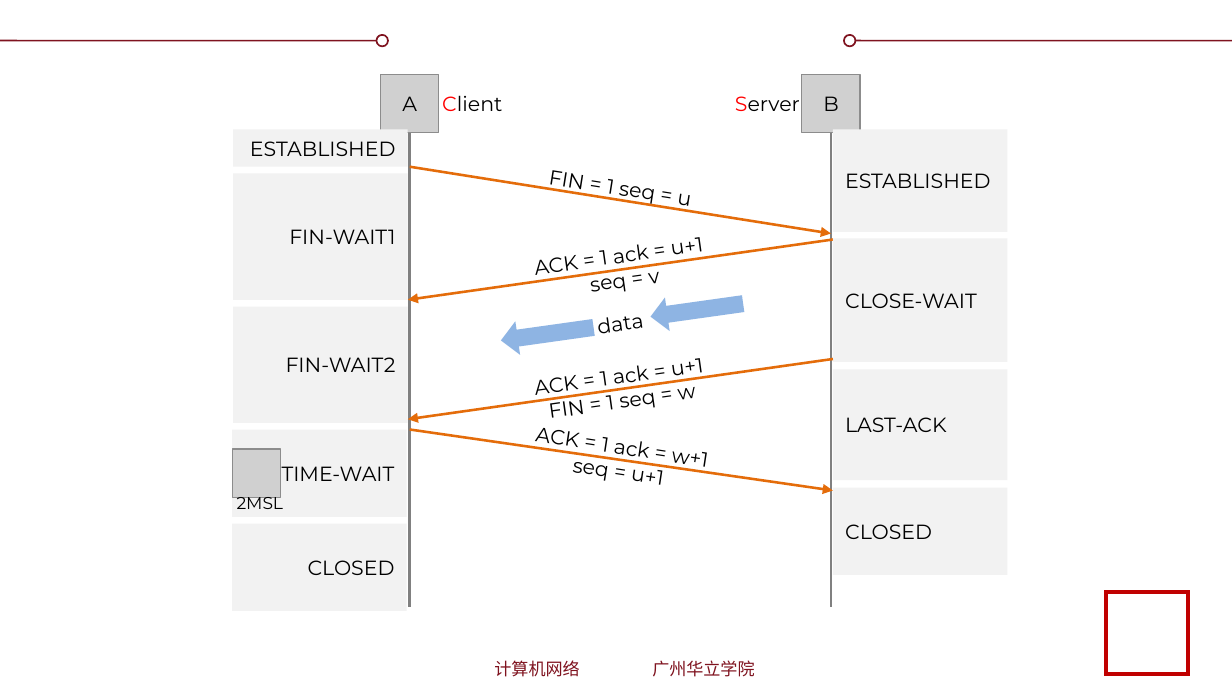
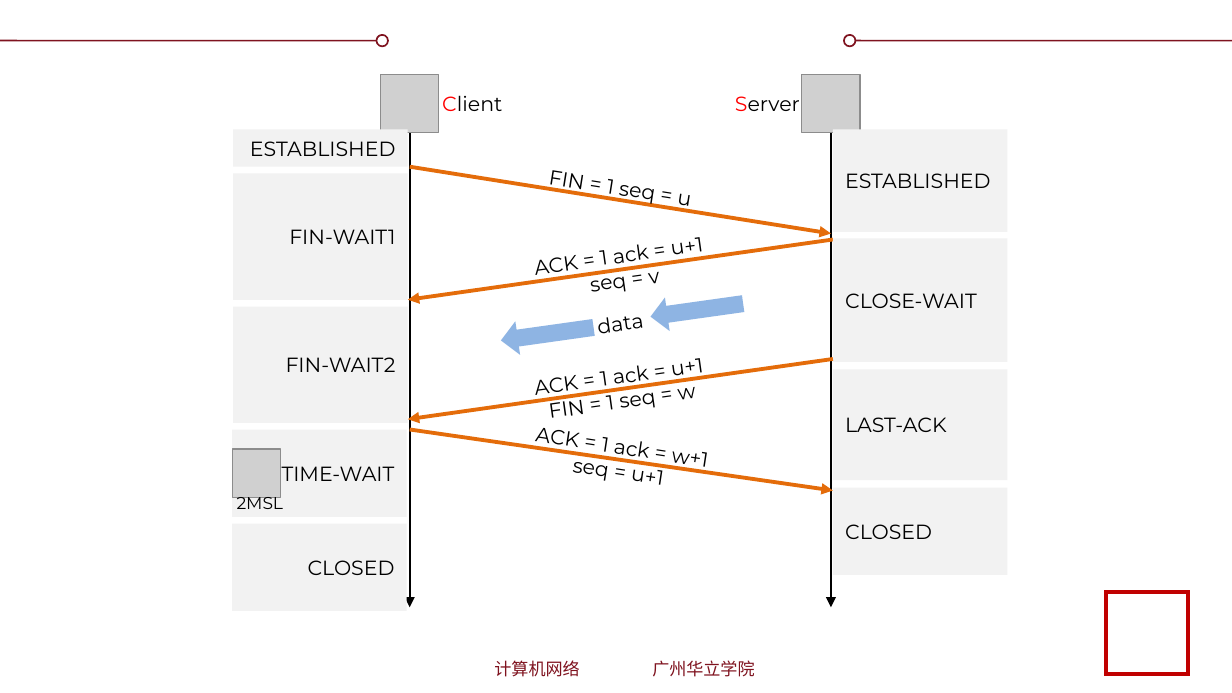
Before and after one commit to glplaman/glplaman.github.io, a slide deck: slide 209 of network/ppt/chap5.pptx. Drawn at 1232x693 pixels with LibreOffice and Linux fonts; fonts in the diff are those of the drawing; grey boxes stand for pictures; background and template pictures are left out. Boxes give left, top, right and bottom in pixels: in the first picture for what was removed or moved away, otherwise in the second. Text is boxed around its words. In the diff, an @@ line names an element or a change of style, - is before the commit and + after.

```diff
--- a/network/ppt/chap5.pptx
+++ b/network/ppt/chap5.pptx
@@ text removed at [402, 96, 417, 111] @@
-A
@@ text removed at [823, 96, 838, 111] @@
-B
@@ line (410, 122) - (410, 607): line to arrow; stroke #808080 1.5 pt to #000000 1 pt @@
@@ line (832, 122) - (832, 607): line to arrow; stroke #808080 1.5 pt to #000000 1 pt @@
@@ arrow (410, 166) - (832, 234): stroke #E46C0A 1.5 pt to #E46C0A 2.25 pt @@
@@ arrow (833, 239) - (408, 299): stroke #E46C0A 1.5 pt to #E46C0A 2.25 pt @@
@@ arrow (833, 359) - (408, 419): stroke #E46C0A 1.5 pt to #E46C0A 2.25 pt @@
@@ arrow (410, 430) - (833, 490): stroke #E46C0A 1.5 pt to #E46C0A 2.25 pt @@
```
Also in this commit, not shown: 4 other slides changed, 8 other files.
